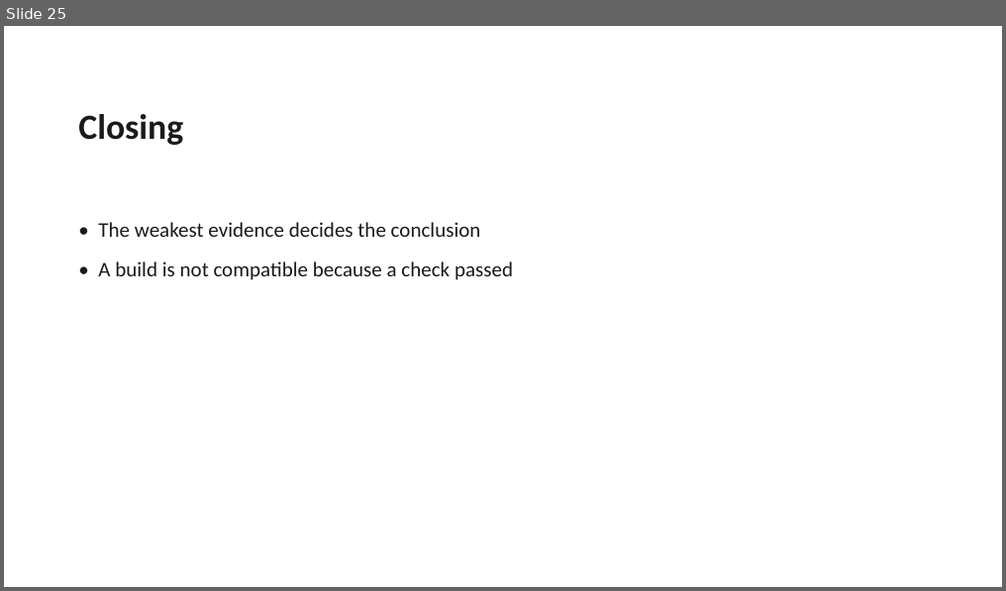
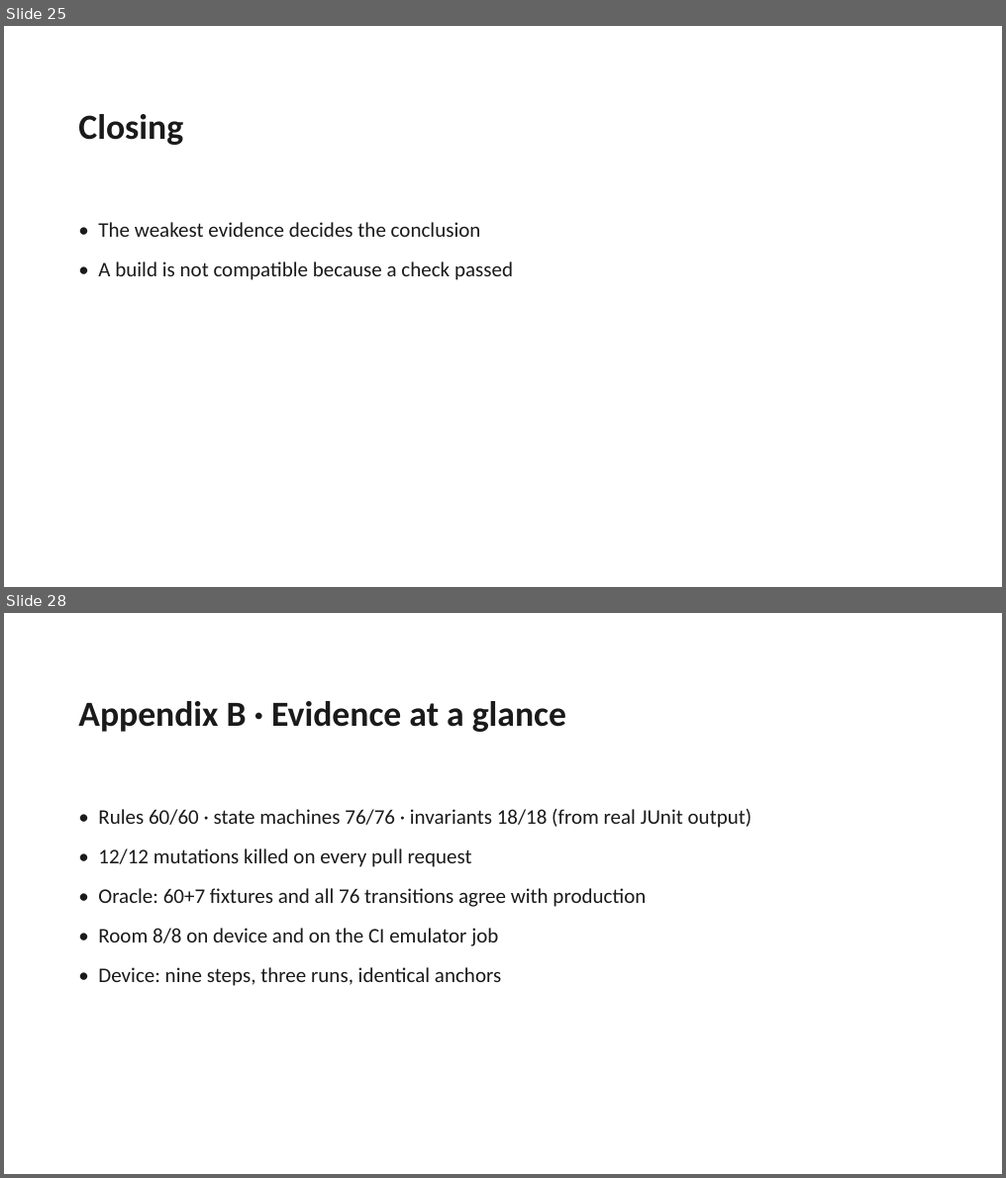
Before and after one commit to pc-buildmate/pcbuildmate, a slide deck: materials/source/Defense_Deck.pptx. Shown one above the other, each under a label of ours: slide 25 before the commit, slides 25 and 28 after it; the slides between them are not shown. The pictures are 1006x591 and 1006x1178 pixels, drawn with LibreOffice and Linux fonts; fonts in the diff are those of the drawing. Boxes give left, top, right and bottom in pixels: in the first picture for what was removed or moved away, otherwise in the second. Text is boxed around its words. In the diff, an @@ line names an element or a change of style, - is before the commit and + after.

Commit message:
docs(defense): appendix slides for the three questions most likely to come (#114)
Q&A tends to ask one of three things: how the 15 rules are organised, why
the checks can be trusted, and what is out of scope. Each now has an
appendix slide with one-line answers, kept out of the 15-minute budget and
listed in the outline with the question that should trigger it.

Rendered A1 and C through PowerPoint to confirm the long rule identifiers
fit; the deck is 29 slides, 25 timed plus 4 appendix.

```diff
--- a/materials/source/Defense_Deck.pptx
+++ b/materials/source/Defense_Deck.pptx
@@ slide 28 added at bbox=[4, 613, 1002, 1174], background #FFFFFF @@
@@ text added at bbox=[78, 701, 566, 732], 34 pt, text #1A1A1A, bold @@
+Appendix B · Evidence at a glance
@@ text added at bbox=[98, 809, 752, 986], 20 pt, text #1A1A1A @@
+• Rules 60/60 · state machines 76/76 · invariants 18/18 (from real JUnit output)
+• 12/12 mutations killed on every pull request
+• Oracle: 60+7 fixtures and all 76 transitions agree with production
+• Room 8/8 on device and on the CI emulator job
+• Device: nine steps, three runs, identical anchors
```
Also in this commit, not shown: 3 other slides added, 1 other file.
